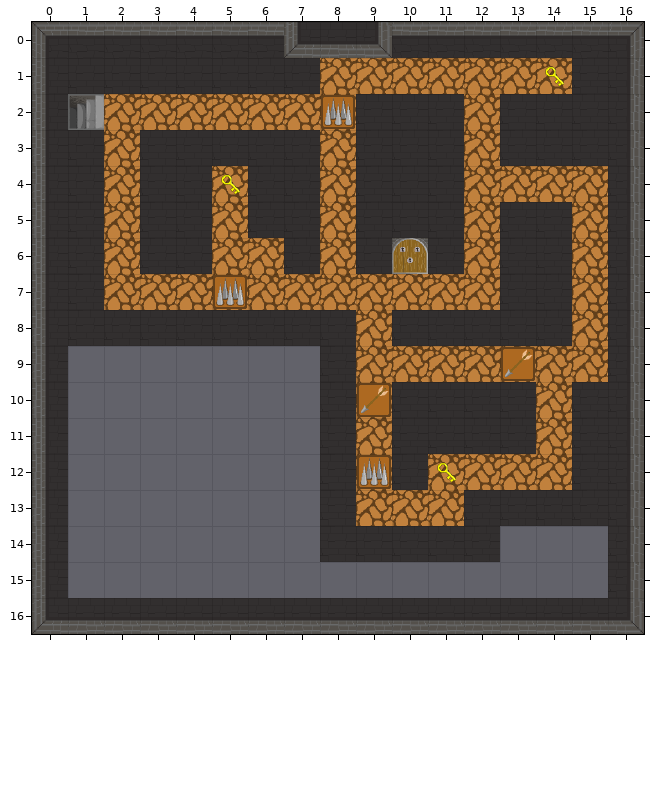
Tiled map, stored at android/assets/map9.tmx. That is the earlier state.
Cells are 64x64 px. Shown: x 0..16, y 0..16.
After:
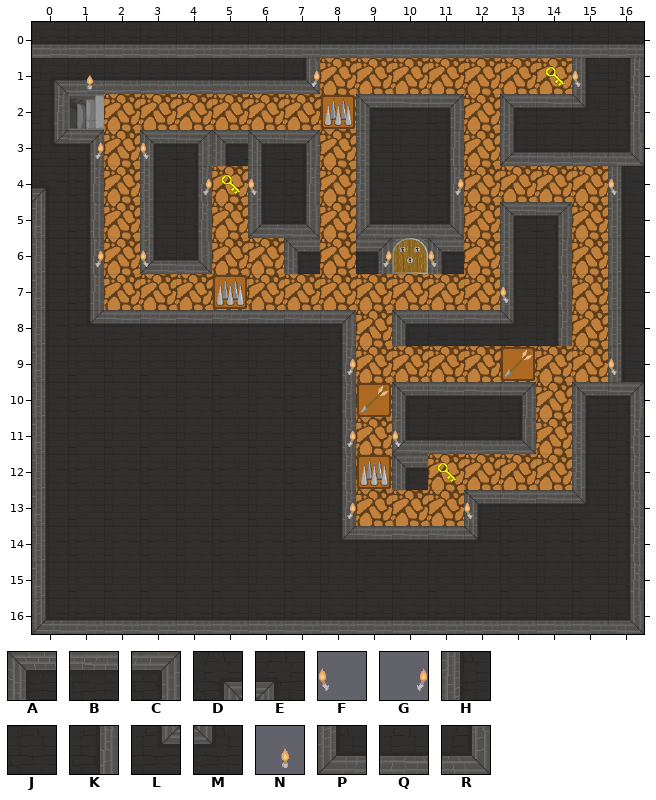
Key: from "Dungeon-tileset": A 0, B 1, C 2, D 3, E 4, F 5, G 5 flipped left-right, H 8, J 9, K 10, L 11, M 12, N 13, P 16, Q 17, R 18.
_ is an empty cell.
The exact change:
{"where": "layer \"Walls\""}
{"y":0,"x":0,"old":"ABBBBBBP","new":"QQQQQQQQ"}
{"y":0,"x":9,"old":"RBBBBBBC","new":"QQQQQQQQ"}
{"y":1,"x":0,"old":"HJJJJJJJ","new":"DQQQQQQR"}
{"y":1,"x":15,"old":"J","new":"H"}
{"y":2,"x":0,"old":"H","new":"K"}
{"y":2,"x":9,"old":"JJJ","new":"ABC"}
{"y":2,"x":13,"old":"JJJ","new":"ABM"}
{"y":3,"x":0,"old":"HJ","new":"LC"}
{"y":3,"x":3,"old":"JJJJJ","new":"ACAAC"}
{"y":3,"x":9,"old":"J","new":"H"}
{"y":3,"x":11,"old":"J","new":"K"}
{"y":3,"x":13,"old":"JJJK","new":"PQQR"}
{"y":4,"x":0,"old":"HJ","new":"EK"}
{"y":4,"x":3,"old":"JJ","new":"HK"}
{"y":4,"x":6,"old":"JJ","new":"HK"}
{"y":4,"x":9,"old":"J","new":"H"}
{"y":4,"x":11,"old":"J","new":"K"}
{"y":4,"x":16,"old":"K","new":"H"}
{"y":5,"x":1,"old":"J","new":"K"}
{"y":5,"x":3,"old":"JJ","new":"HK"}
{"y":5,"x":6,"old":"JJ","new":"PR"}
{"y":5,"x":9,"old":"JJJ","new":"PQR"}
{"y":5,"x":13,"old":"JJ","new":"AC"}
{"y":5,"x":16,"old":"K","new":"H"}
{"y":6,"x":1,"old":"J","new":"K"}
{"y":6,"x":3,"old":"JJ","new":"PR"}
{"y":6,"x":7,"old":"J","new":"A"}
{"y":6,"x":9,"old":"J","new":"C"}
{"y":6,"x":11,"old":"J","new":"A"}
{"y":6,"x":13,"old":"JJ","new":"HK"}
{"y":6,"x":16,"old":"K","new":"H"}
{"y":7,"x":1,"old":"J","new":"K"}
{"y":7,"x":13,"old":"JJ","new":"HK"}
{"y":7,"x":16,"old":"K","new":"H"}
{"y":8,"x":1,"old":"JJJJJJJJ","new":"LBBBBBBC"}
{"y":8,"x":10,"old":"JJJJJ","new":"ABBMK"}
{"y":8,"x":16,"old":"K","new":"H"}
{"y":9,"x":1,"old":"_______J","new":"JJJJJJJK"}
{"y":9,"x":16,"old":"K","new":"H"}
{"y":10,"x":1,"old":"_______J","new":"JJJJJJJK"}
{"y":10,"x":10,"old":"JJJJ","new":"ABBC"}
{"y":10,"x":15,"old":"JK","new":"AC"}
{"y":11,"x":1,"old":"_______J","new":"JJJJJJJK"}
{"y":11,"x":10,"old":"JJJJ","new":"PQQR"}
{"y":11,"x":15,"old":"J","new":"H"}
{"y":12,"x":1,"old":"_______J","new":"JJJJJJJK"}
{"y":12,"x":10,"old":"J","new":"A"}
{"y":12,"x":15,"old":"J","new":"H"}
{"y":13,"x":1,"old":"_______J","new":"JJJJJJJK"}
{"y":13,"x":12,"old":"JJJJ","new":"ABBM"}
{"y":14,"x":1,"old":"_______JJJJJ___","new":"JJJJJJJLBBBMJJJ"}
{"y":15,"x":1,"old":"_______________","new":"JJJJJJJJJJJJJJJ"}
{"where": "layer \"VisualObjects\""}
{"y":1,"x":1,"old":"_","new":"N"}
{"y":1,"x":7,"old":"_","new":"G"}
{"y":1,"x":15,"old":"_","new":"F"}
{"y":3,"x":1,"old":"_","new":"G"}
{"y":3,"x":3,"old":"_","new":"F"}
{"y":4,"x":4,"old":"_","new":"G"}
{"y":4,"x":6,"old":"_","new":"F"}
{"y":4,"x":11,"old":"_","new":"G"}
{"y":4,"x":16,"old":"_","new":"F"}
{"y":6,"x":1,"old":"_","new":"G"}
{"y":6,"x":3,"old":"_","new":"F"}
{"y":6,"x":9,"old":"_","new":"G"}
{"y":6,"x":11,"old":"_","new":"F"}
{"y":7,"x":13,"old":"_","new":"F"}
{"y":9,"x":8,"old":"_","new":"G"}
{"y":9,"x":16,"old":"_","new":"F"}
{"y":11,"x":8,"old":"_","new":"G"}
{"y":11,"x":10,"old":"_","new":"F"}
{"y":13,"x":8,"old":"_","new":"G"}
{"y":13,"x":12,"old":"_","new":"F"}
{"label":"changed","picture_box":[32,22,644,598]}
